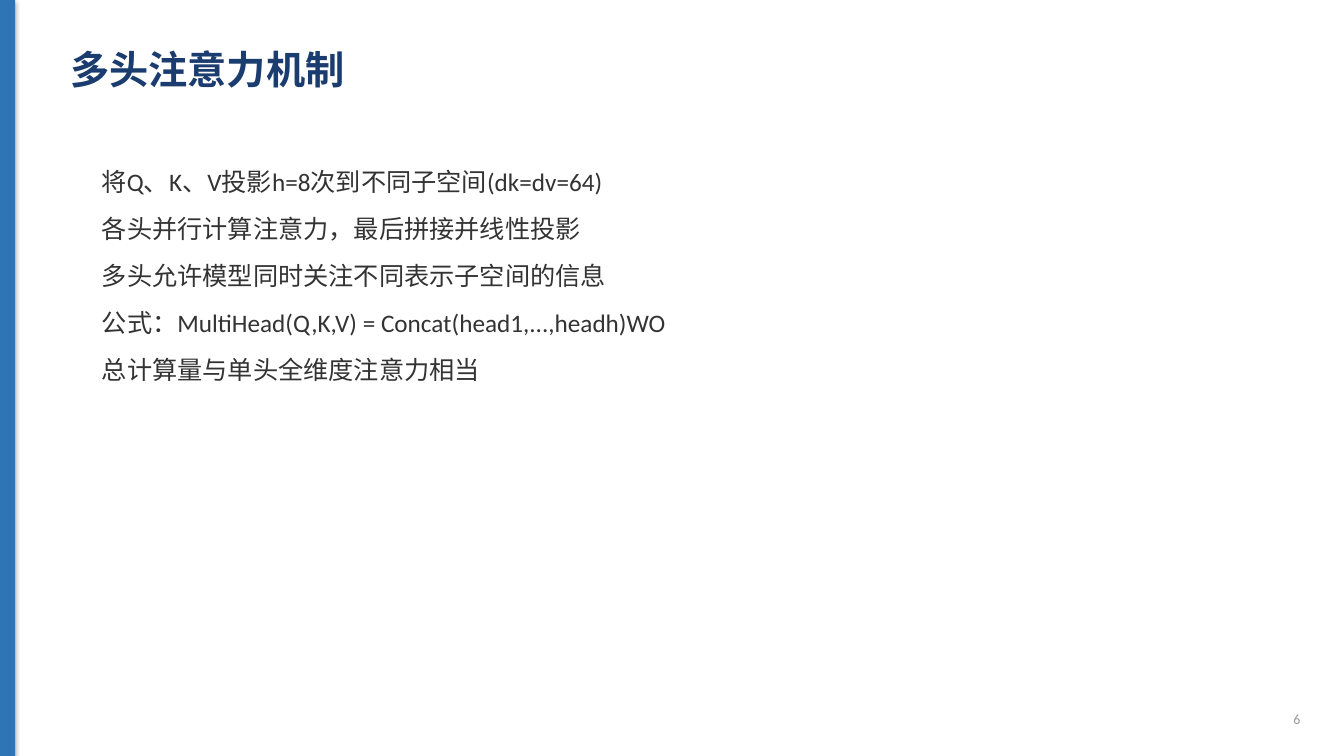
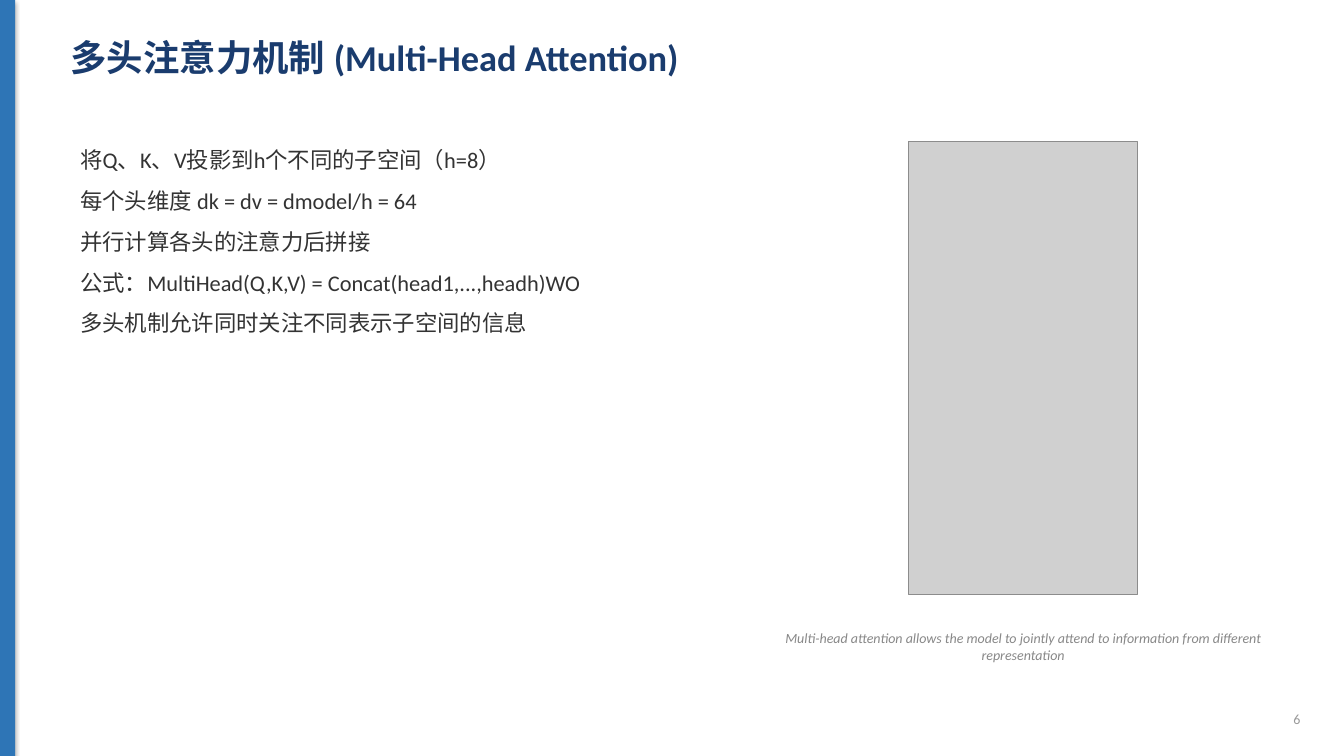
Before and after one commit to bcefghj/scholarflow, a slide deck: slide 6 of examples/attention_is_all_you_need/slides.pptx. Drawn at 1344x756 pixels with LibreOffice and Linux fonts; fonts in the diff are those of the drawing; grey boxes stand for pictures. Boxes give left, top, right and bottom in pixels: in the first picture for what was removed or moved away, otherwise in the second. Text is boxed around its words. In the diff, an @@ line names an element or a change of style, - is before the commit and + after.

```diff
--- a/examples/attention_is_all_you_need/slides.pptx
+++ b/examples/attention_is_all_you_need/slides.pptx
@@ text at (x1=70, y1=39, x2=679, y2=77): text changed; size 28 to 26 pt @@
-多头注意力机制
+多头注意力机制 (Multi-Head Attention)
@@ text "将Q、K、V投影到h个不同的子空间（h=8）" moved from (x1=102, y1=170, x2=665, y2=381) to (x1=80, y1=149, x2=580, y2=333) @@
@@ text at (x1=80, y1=149, x2=500, y2=252): text changed; size 18 to 16 pt @@
-将Q、K、V投影h=8次到不同子空间(dk=dv=64)
-各头并行计算注意力，最后拼接并线性投影
-多头允许模型同时关注不同表示子空间的信息
+将Q、K、V投影到h个不同的子空间（h=8）
+每个头维度 dk = dv = dmodel/h = 64
+并行计算各头的注意力后拼接
@@ picture added at (x1=909, y1=141, x2=1138, y2=595) @@
@@ text at (x1=80, y1=272, x2=580, y2=294): size 18 to 16 pt in "公式：MultiHead(Q,K,V) = Concat(head1,...,headh)WO"; less space between paragraphs @@
@@ text at (x1=80, y1=312, x2=526, y2=333): text changed; size 18 to 16 pt @@
-总计算量与单头全维度注意力相当
+多头机制允许同时关注不同表示子空间的信息
@@ text added at (x1=785, y1=633, x2=1261, y2=662), 10 pt, text #888888, italic @@
+Multi-head attention allows the model to jointly attend to information from different representation
```
Also in this commit, not shown: 7 other slides changed, 5 slides added, 4 slides removed, 39 other files.
